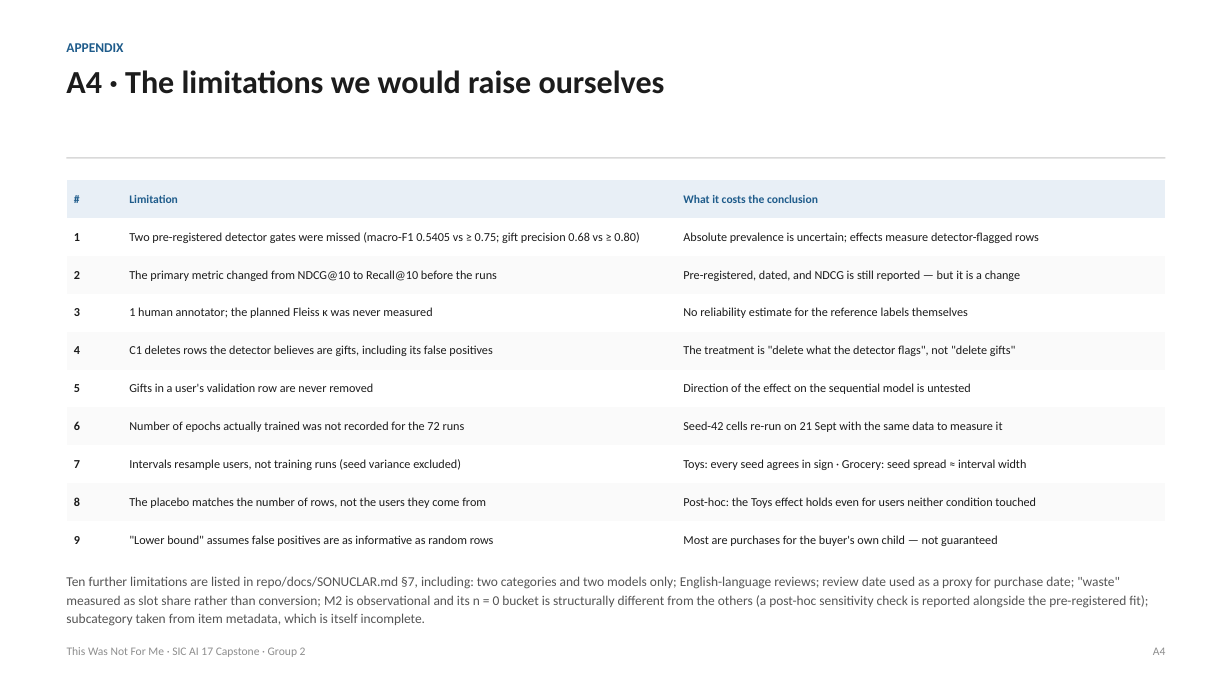
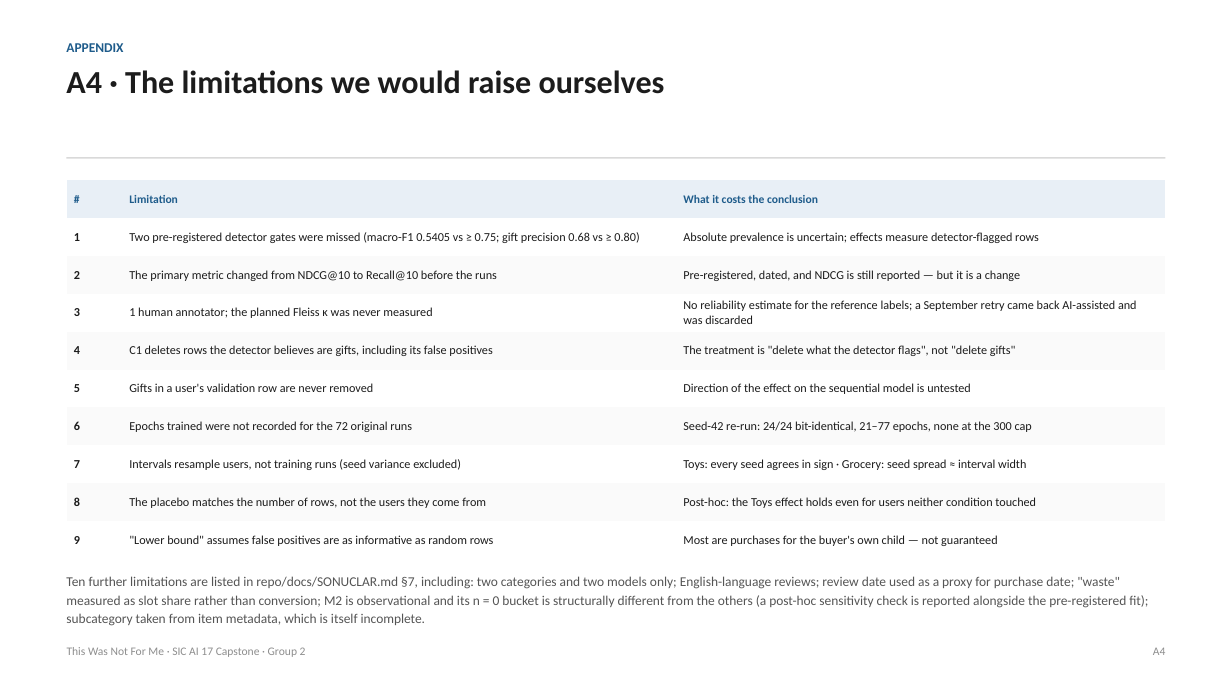
Before and after one commit to edasaruhan/SIC_AI_17_Capstone_Group_2, a slide deck: slide 21 of presentation/SIC_AI_17_Group_2.pptx. Drawn at 1232x693 pixels with LibreOffice and Linux fonts; fonts in the diff are those of the drawing. Boxes give left, top, right and bottom in pixels: in the first picture for what was removed or moved away, otherwise in the second. Text is boxed around its words. In the diff, an @@ line names an element or a change of style, - is before the commit and + after.

```diff
--- a/presentation/SIC_AI_17_Group_2.pptx
+++ b/presentation/SIC_AI_17_Group_2.pptx
@@ table at bbox=[67, 180, 1166, 559] @@
-row 4, column 3: No reliability estimate for the reference labels themselves
+row 4, column 3: No reliability estimate for the reference labels; a September retry came back AI-assisted and was discarded
-row 7, column 2: Number of epochs actually trained was not recorded for the 72 runs
+row 7, column 2: Epochs trained were not recorded for the 72 original runs
-row 7, column 3: Seed-42 cells re-run on 21 Sept with the same data to measure it
+row 7, column 3: Seed-42 re-run: 24/24 bit-identical, 21–77 epochs, none at the 300 cap
```
Also in this commit, not shown: 2 other slides changed, 11 other files.
